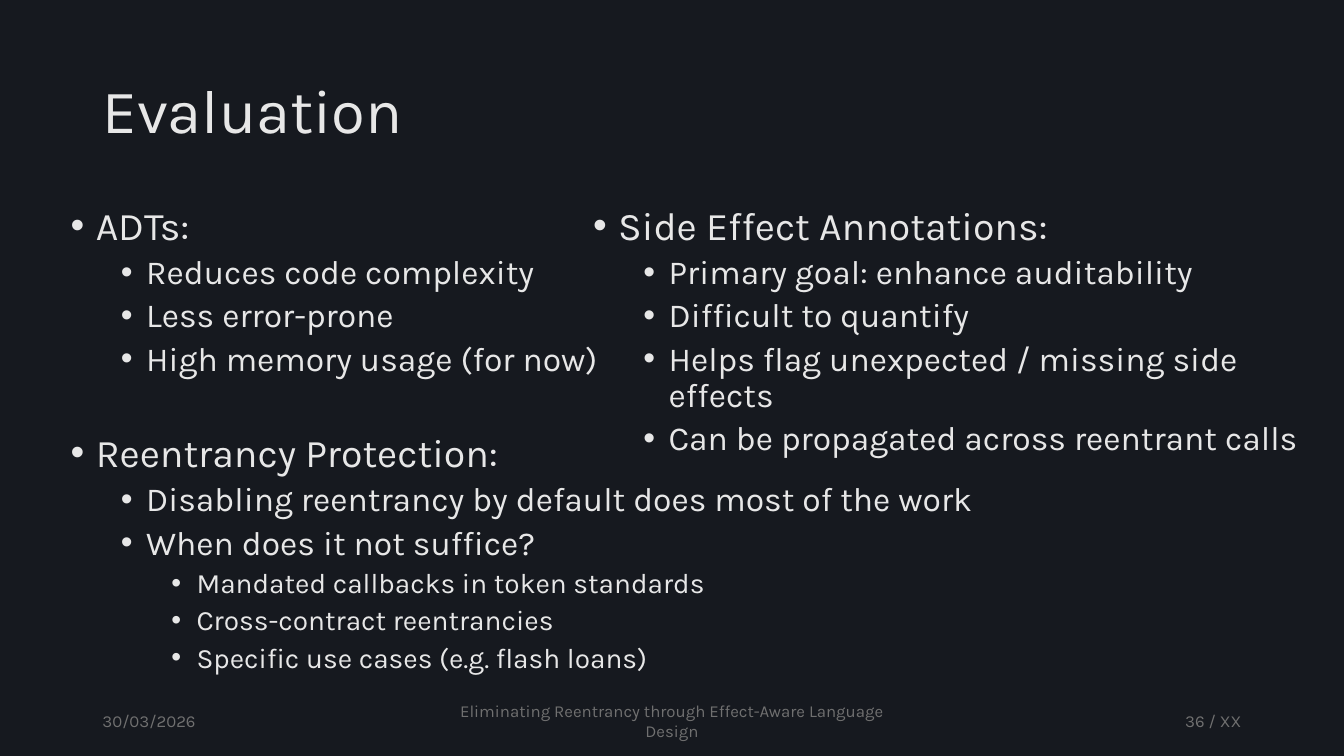
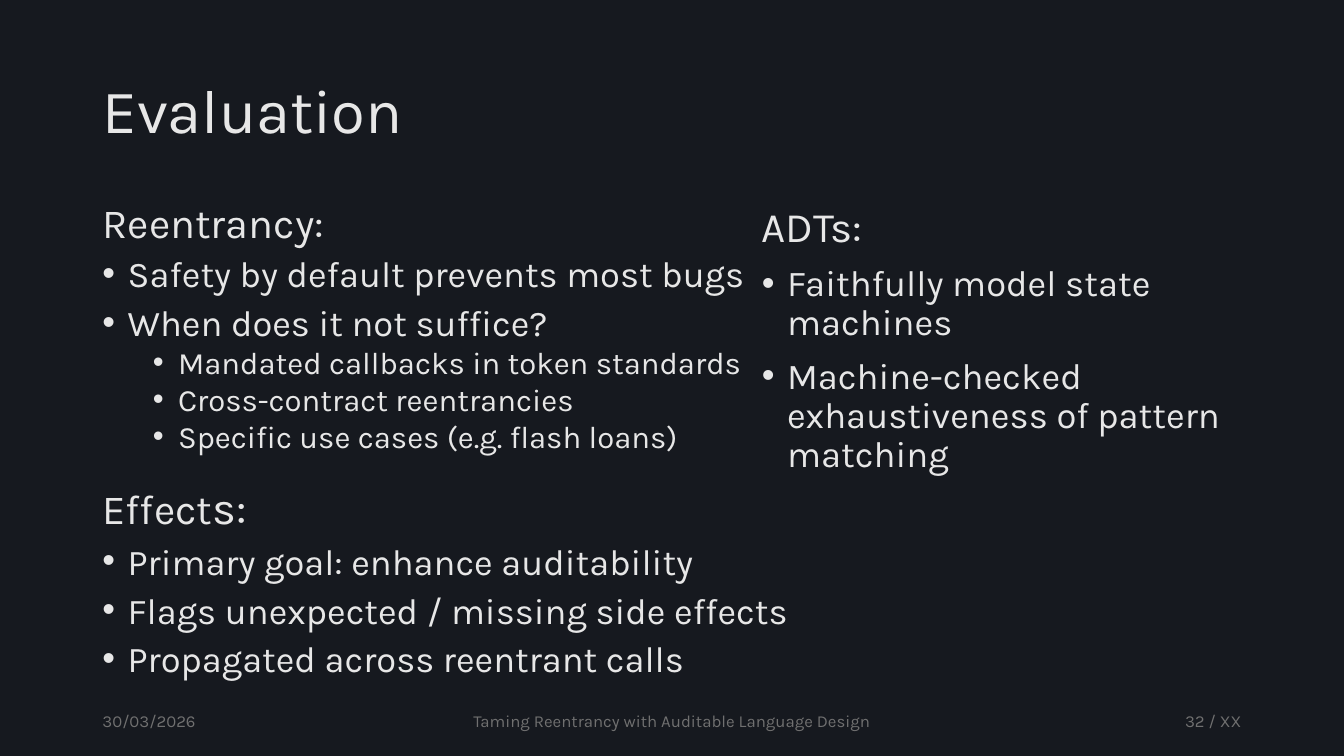
Before and after one commit to tzann/thesis, a slide deck: slide 32 of doc/presentation/Thesis.pptx (slide 36 before the commit). Drawn at 1344x756 pixels with LibreOffice and Linux fonts; fonts in the diff are those of the drawing. Boxes give left, top, right and bottom in pixels: in the first picture for what was removed or moved away, otherwise in the second. Text is boxed around its words. In the diff, an @@ line names an element or a change of style, - is before the commit and + after.

Commit message:
more examples, slides more or less done

```diff
--- a/doc/presentation/Thesis.pptx
+++ b/doc/presentation/Thesis.pptx
@@ text at [102, 212, 744, 296]: text changed; size 24 to 25.9 pt @@
-• ADTs:
-  • Reduces code complexity
-  • Less error-prone
-  • High memory usage (for now)
-• Reentrancy Protection:
-  • Disabling reentrancy by default does most of the work
+Reentrancy:
+• Safety by default prevents most bugs
@@ text at [762, 215, 1219, 437]: text changed; size 24 to 26 pt @@
-• Side Effect Annotations:
-  • Primary goal: enhance auditability
-  • Difficult to quantify
-  • Helps flag unexpected / missing side effects
-  • Can be propagated across reentrant calls
+ADTs:
+• Faithfully model state machines
+• Machine-checked exhaustiveness of pattern matching
@@ text at [128, 311, 741, 455]: size 24 to 25.9 pt in "When does it not suffice?"; size 20 to 22.2 pt in "Mandated callbacks in token standards", "Cross-contract reentrancies", "Specific use cases (e.g. flash loans)"; list level 2 to 1 in "When does it not suffice?"; line spacing 0.9 to 0.8; list level 3 to 2 in "Mandated callbacks in token standards"; list level 3 to 2 in "Cross-contract reentrancies"; list level 3 to 2 in "Specific use cases (e.g. flash ..." @@
@@ text at [128, 550, 787, 681]: paragraphs added @@
+Effects:
+• Primary goal: enhance auditability
+• Flags unexpected / missing side effects
+• Propagated across reentrant calls
@@ text at [473, 715, 870, 731]: text changed @@
-Eliminating Reentrancy through Effect-Aware Language Design
+Taming Reentrancy with Auditable Language Design
@@ page number at [1185, 716, 1242, 727]: text changed @@
-36 / XX
+32 / XX
```
Also in this commit, not shown: 43 other slides changed, 12 slides added, 11 slides removed, 9 other files.
